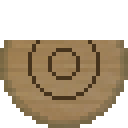
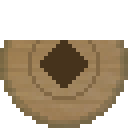
Comparing the layer stacks of the two 128x128 images. Changes:
added layer "Layer 3" above "Layer 2" over [left=40, top=40, right=88, bottom=88]
painted on "Layer 2" over [left=28, top=40, right=100, bottom=100]
